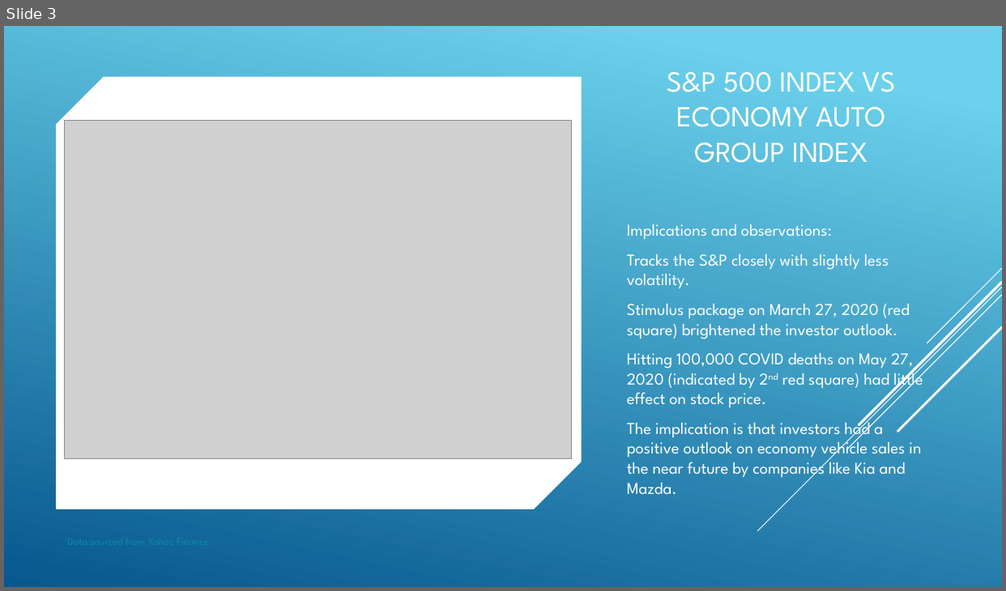
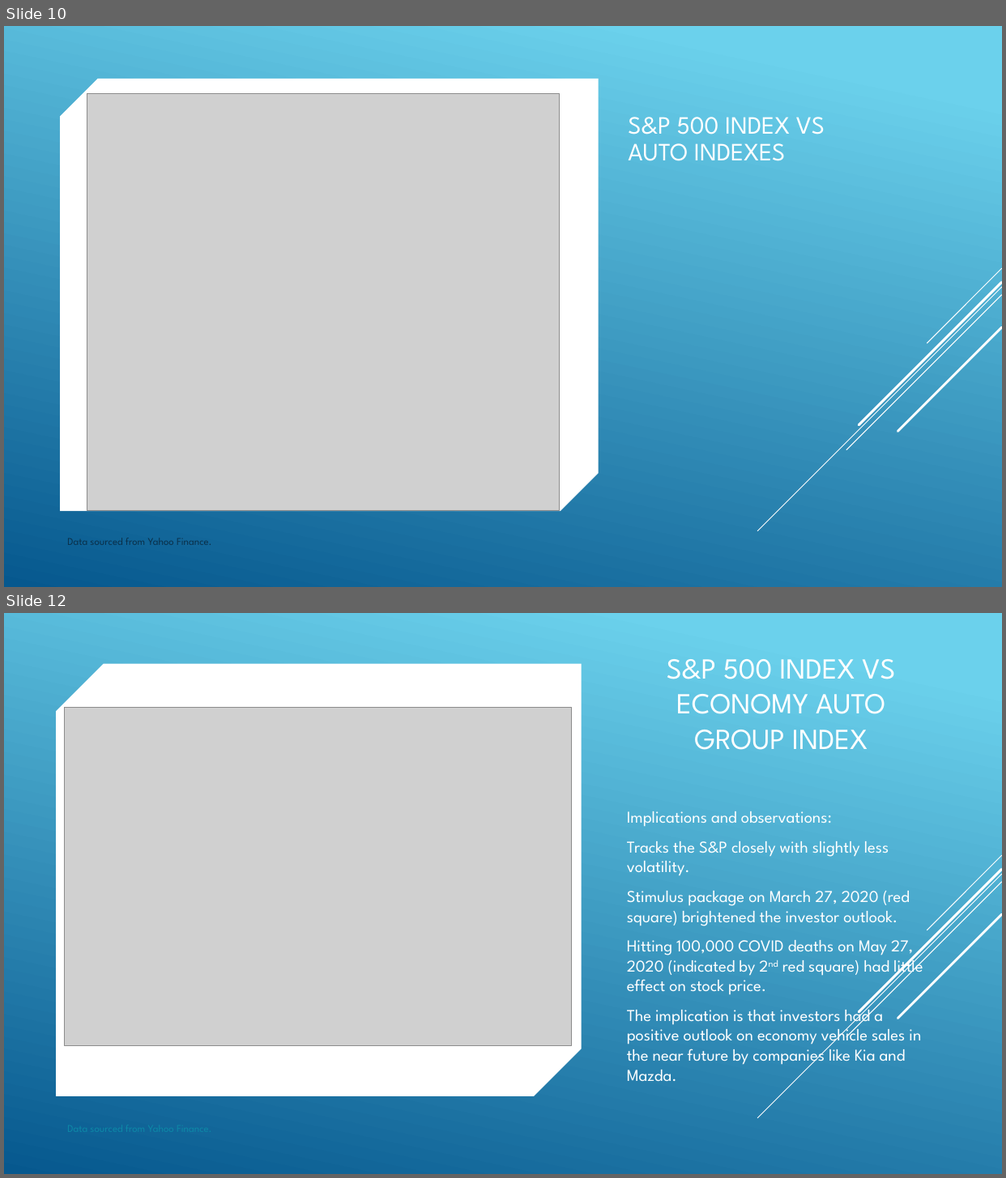
Before and after one commit to danawoodruff/Car-Sales-Analysis, a slide deck: StockPowerPointSlideMockup.pptx. Shown one above the other, each under a label of ours: slide 3 before the commit, slides 10 and 12 after it; the slides between them are not shown. The pictures are 1006x591 and 1006x1178 pixels, drawn with LibreOffice and Linux fonts; fonts in the diff are those of the drawing; grey boxes stand for pictures. Boxes give left, top, right and bottom in pixels: in the first picture for what was removed or moved away, otherwise in the second. Text is boxed around its words. In the diff, an @@ line names an element or a change of style, - is before the commit and + after.

```diff
--- a/StockPowerPointSlideMockup.pptx
+++ b/StockPowerPointSlideMockup.pptx
@@ slide 10 added at [4,26,1002,587], background #FFFFFF @@
@@ rectangle added at [4,26,1002,587], fill gradient #6ED2EB to #06588E @@
@@ snip diag rect added at [60,79,599,511], fill #FFFFFF @@
@@ picture added at [87,94,560,512] @@
@@ title added at [628,117,825,161], 24 pt, text #FFFFFF @@
+S&P 500 INDEX VS AUTO INDEXES
@@ group added at [758,268,1002,531]: 5 lines @@
@@ group added at [758,268,1002,531]: 5 lines @@
@@ text added at [67,538,212,545], 10 pt, text #0A304A @@
+Data sourced from Yahoo Finance.
@@ what was slide 3 is now slide 12 @@
```
Also in this commit, not shown: 9 other slides added, 1 slide removed, 29 other files.
